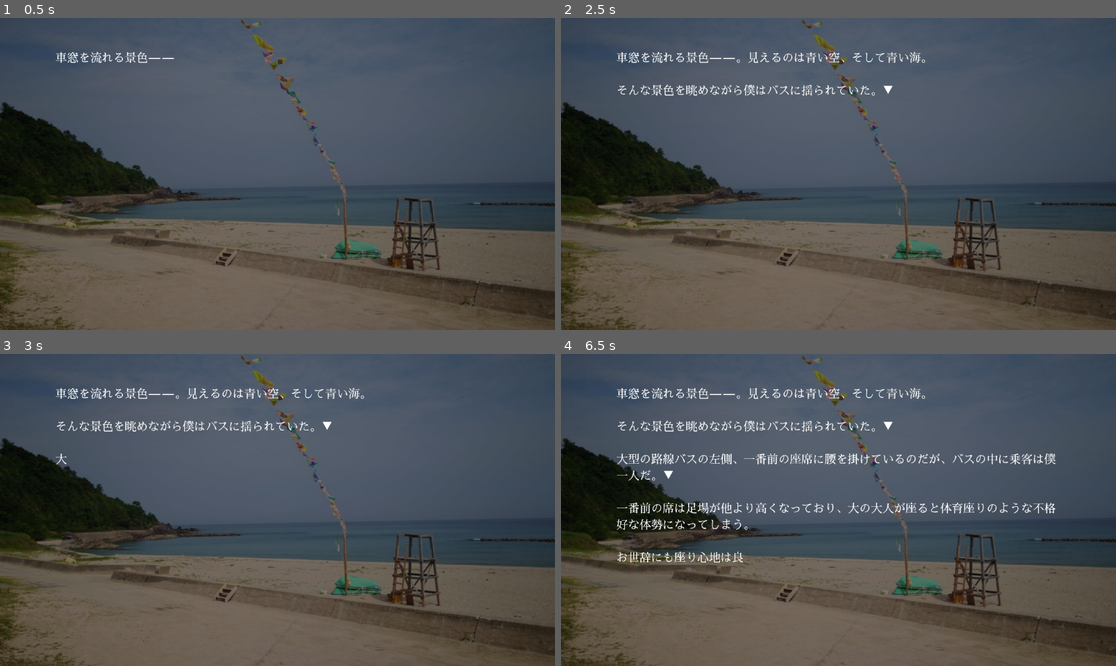
Above: before the commit, frames 1-4 (two rows, left to right).
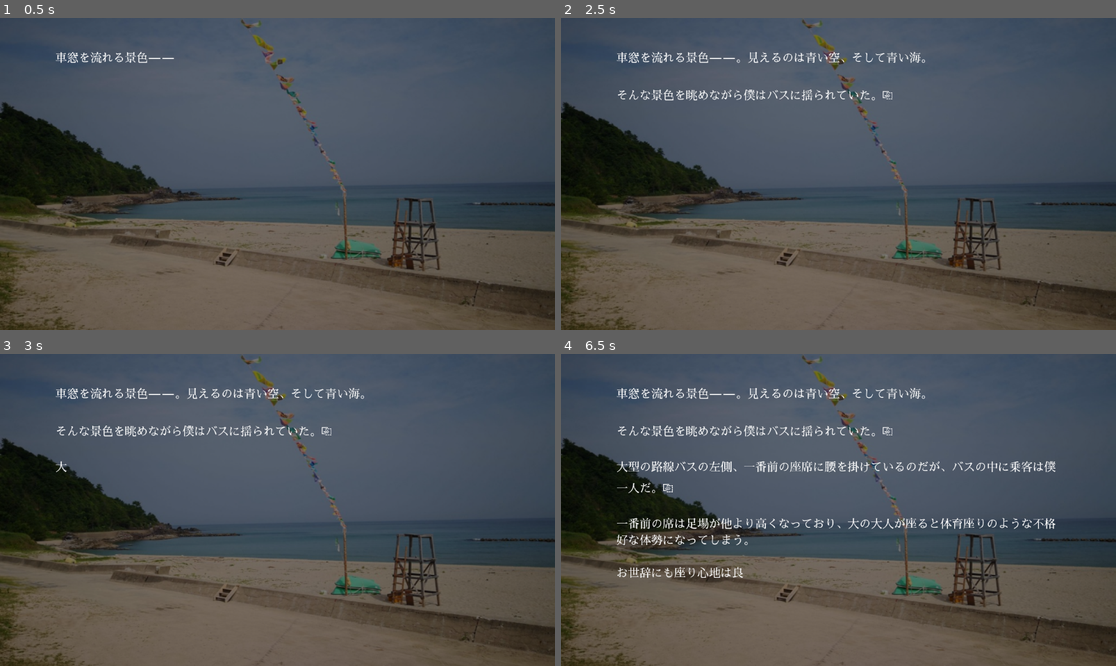
Above: after the commit, the same moments.

Repository: azukigame-s/kiminokoe
Game: Godot game, scene res://scenes/novel_system.tscn
The game is run twice, just before and just after one commit, with the same random seed, the same clock (stepped at 60 frames per second) and the same inputs.
Inputs (mouse positions are in pixels of both pictures, inside the frame that each line leads up to):
- Up to frame 1 (0.5 s): no input
- Up to frame 2 (2.5 s): move the mouse to (960, 158) at 0.52 s; click (960, 158) at 0.67 s; move the mouse to (727, 189) at 1.27 s; click (727, 189) at 1.42 s; move the mouse to (894, 105) at 2.02 s; click (894, 105) at 2.17 s
- Up to frame 3 (3 s): tap Enter at 2.75 s; move the mouse to (249, 572) at 2.77 s; click (249, 572) at 2.92 s
- Up to frame 4 (6.5 s): move the mouse to (1005, 556) at 3.52 s; click (1005, 556) at 3.67 s; move the mouse to (672, 463) at 4.27 s; click (672, 463) at 4.42 s; move the mouse to (866, 510) at 5.02 s; click (866, 510) at 5.17 s; move the mouse to (755, 432) at 5.77 s; click (755, 432) at 5.92 s

Frame 1 is identical in both runs. In frame 2, 0.9% of the frame differs, in the area x 10-60%, y 21-27%; in frame 3, 1.0%; in frame 4, 5.7%, in the area x 10-90%, y 21-72%.

Commit message:
✨️ ページ送り用のインジケータが表示されるように修正

Diff:
--- a/scripts/novel_system.gd
+++ b/scripts/novel_system.gd
@@ -22,8 +22,8 @@
 
 # インジケーターの状態を示す変数
 var show_indicator = false
-var indicator_symbol = "▽"  # 文字送り用
-var page_indicator_symbol = "▼"  # ページ送り用
+var indicator_symbol = "⏎"  # 文字送り用
+var page_indicator_symbol = "⎘"  # ページ送り用
 
 var indicator_visible = true  # インジケーターの表示/非表示状態
 var indicator_blink_timer = 0.0  # 点滅タイマー
@@ -204,13 +204,12 @@
 
 		# インジケーター表示（点滅エフェクト）
 		if is_text_completed and show_indicator and indicator_visible:
-			var symbol = "▼" if has_more_text_in_buffer() else "▽"
-			final_text += symbol
+			final_text += _get_indicator_symbol()
 
 		dialogue_text.text = final_text
 
 # テキストを表示する関数（新しいページの開始）
-func show_text(text):
+func show_text(text, go_next = false):
 	print("Showing text: ", text)
 	current_text = text
 	displayed_text = ""
@@ -224,6 +223,7 @@
 	# 現在のテキストをバッファに追加
 	page_text_buffer.append({
 		"text": text,
+		"go_next": go_next
 	})
 
 	if dialogue_text:
@@ -259,6 +259,21 @@
 		dialogue_text.text = current_displayed
 	else:
 		print("Error: dialogue_text is null in show_text_same_page()")
+
+# インジケータのシンボルを決定する関数
+func _get_indicator_symbol():
+	# 現在のテキストが「次へ」を示す場合
+	if current_page_index < page_text_buffer.size():
+		var current_item = page_text_buffer[current_page_index]
+		if current_item.get("go_next", false):
+			return page_indicator_symbol  # ページ送り用インジケータ
+
+	# バッファにさらにテキストがある場合も「次へ」インジケータ
+	if has_more_text_in_buffer():
+		return page_indicator_symbol  # ページ送り用インジケータ
+
+	# それ以外は通常の文字送りインジケータ
+	return indicator_symbol
 
 # バッファをクリアする関数
 func clear_text_buffers():
@@ -399,9 +414,10 @@
 		print("ERROR: Failed to load audio: ", sfx_path)
 
 # ページバッファにテキストを追加する関数
-func add_to_page_buffer(text):
+func add_to_page_buffer(text, go_next = false):
 	page_text_buffer.append({
 		"text": text,
+		"go_next": go_next
 	})
 	print("Added to page buffer: ", text)
 	print("Current buffer size: ", page_text_buffer.size())
--- a/scripts/test_scenario.gd
+++ b/scripts/test_scenario.gd
@@ -135,6 +135,7 @@
 		"dialogue":
 			var current_dialog = command.text
 			var new_page = command.get("new_page", false)  # デフォルトはfalse
+			var go_next = command.get("go_next", false)  # go_nextプロパティの取得
 
 			if new_page:
 				# 新しいページの開始 - 以前のすべてのバッファをクリア
@@ -148,7 +149,7 @@
 					print("First text in buffer: ", current_dialog)
 				else:
 					# すでにテキストがある場合はバッファに追加するのみ
-					novel_system.add_to_page_buffer(current_dialog)
+					novel_system.add_to_page_buffer(current_dialog, go_next)  # go_nextを渡す
 					print("Added text to buffer: ", current_dialog)
 
 			# クリック待ち状態に移行
